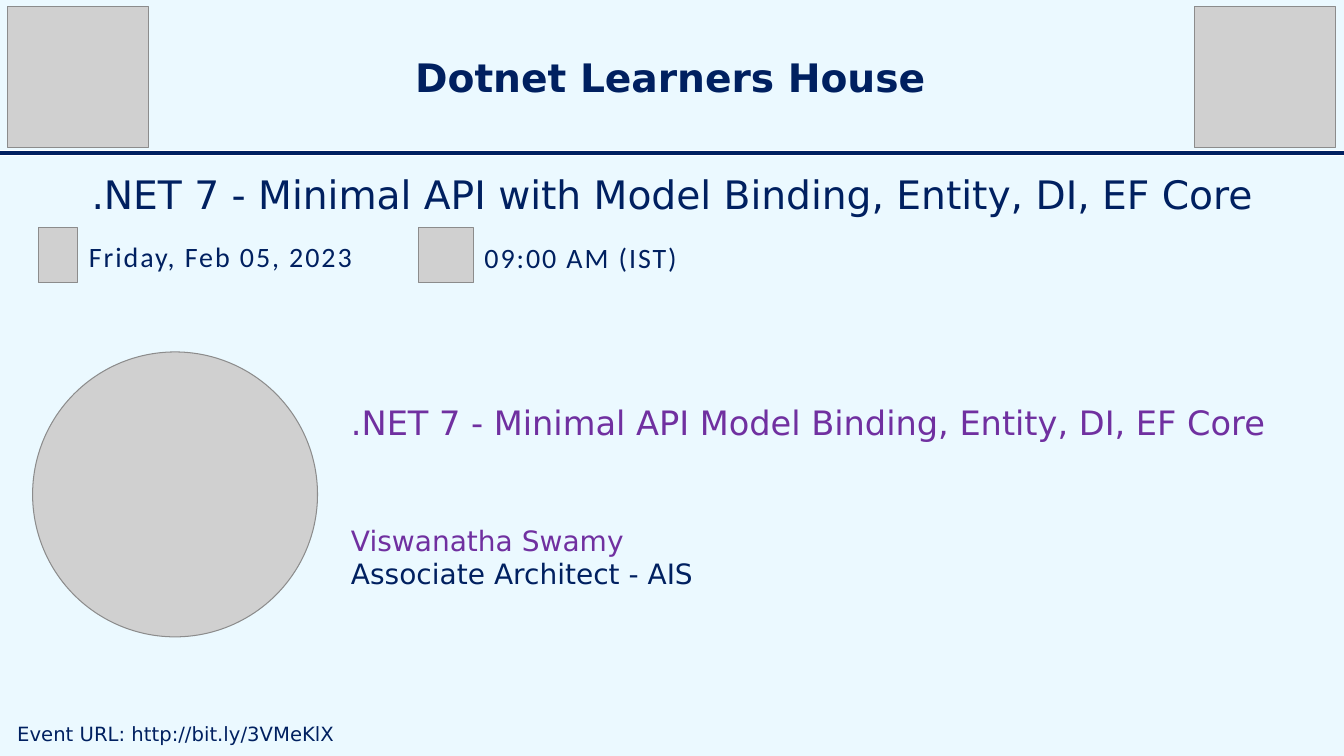
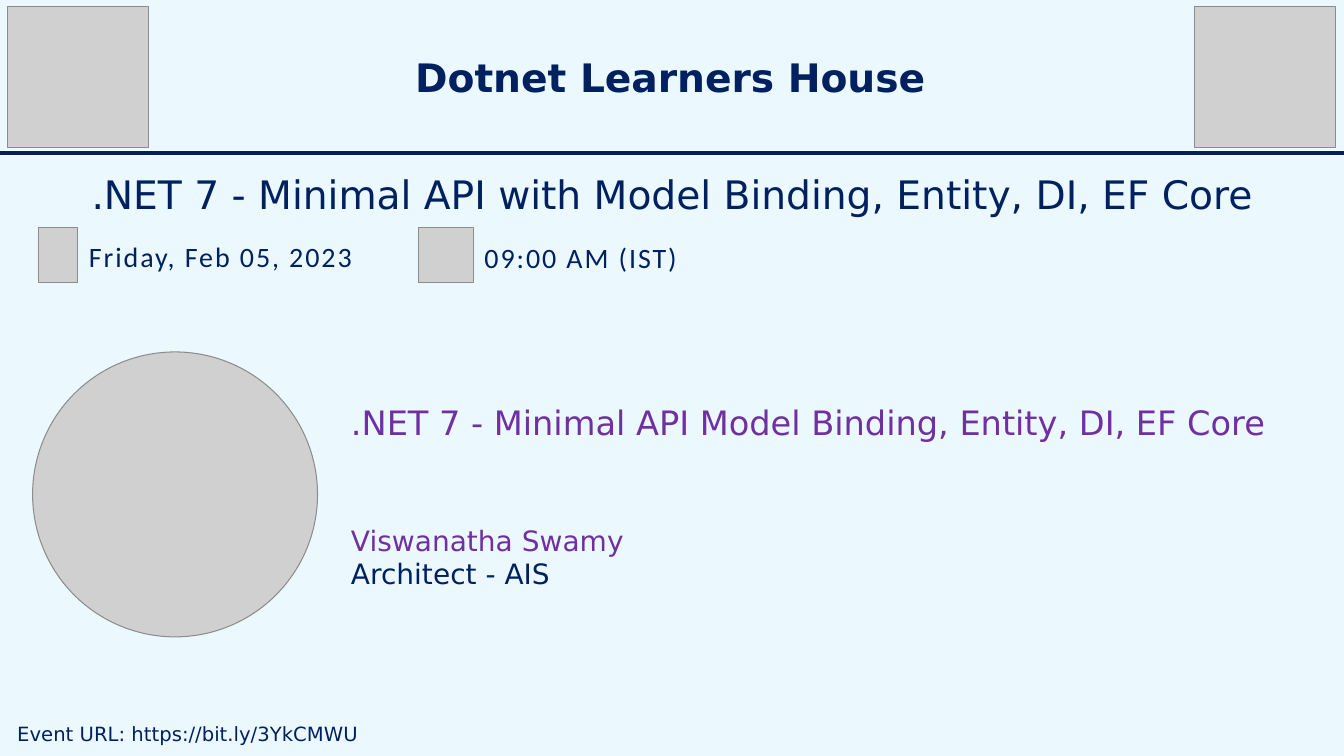
Before and after one commit to vishipayyallore/speaker-series-2023, a slide deck: slide 3 of TechTalk.pptx. Drawn at 1344x756 pixels with LibreOffice and Linux fonts; fonts in the diff are those of the drawing; grey boxes stand for pictures. Boxes give left, top, right and bottom in pixels: in the first picture for what was removed or moved away, otherwise in the second. Text is boxed around its words. In the diff, an @@ line names an element or a change of style, - is before the commit and + after.

```diff
--- a/TechTalk.pptx
+++ b/TechTalk.pptx
@@ text at bbox=[351, 562, 550, 585]: text changed @@
-Associate Architect - AIS
+Architect - AIS
@@ text at bbox=[17, 726, 357, 745]: text changed @@
-Event URL: http://bit.ly/3VMeKlX
+Event URL: https://bit.ly/3YkCMWU
```
Also in this commit, not shown: 1 slide added, 12 other files.
